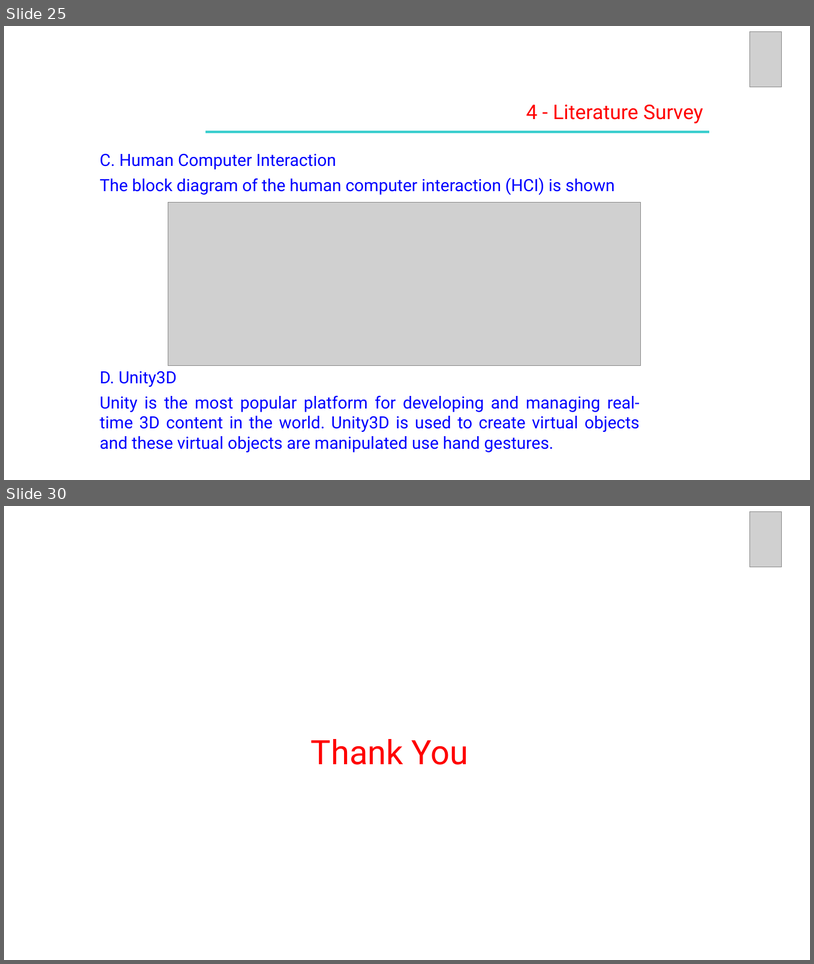
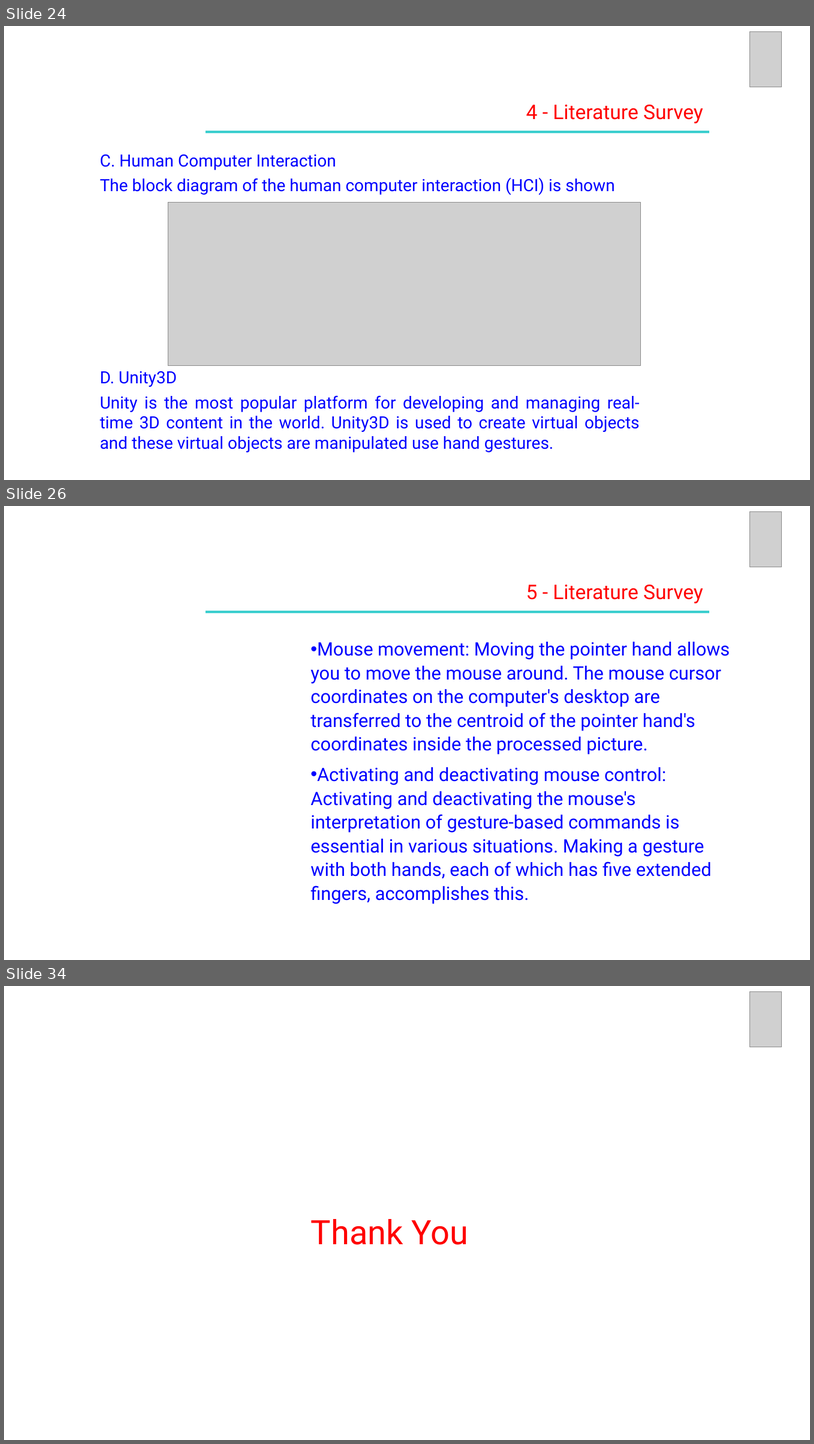
Before and after one commit to VishnuJG/CV-Workout, a slide deck: LiteratureSurvey/UE19CS390A_REVIEW 2.pptx. Shown one above the other, each under a label of ours: slides 25 and 30 before the commit, slides 24, 26 and 34 after it; the slides between them are not shown. The pictures are 814x964 and 814x1444 pixels, drawn with LibreOffice and Linux fonts; fonts in the diff are those of the drawing; grey boxes stand for pictures. Boxes give left, top, right and bottom in pixels: in the first picture for what was removed or moved away, otherwise in the second. Text is boxed around its words. In the diff, an @@ line names an element or a change of style, - is before the commit and + after.

```diff
--- a/LiteratureSurvey/UE19CS390A_REVIEW 2.pptx
+++ b/LiteratureSurvey/UE19CS390A_REVIEW 2.pptx
@@ slide 26 added at (4, 506, 810, 960), background #FFFFFF @@
@@ picture added at (750, 511, 783, 567) @@
@@ text added at (527, 584, 704, 603), 24 pt, text #FF0000 @@
+5 - Literature Survey
@@ rectangle added at (206, 610, 710, 613), fill #33CCCC @@
@@ text added at (311, 642, 730, 904), 22 pt, text #0000FF @@
+• Mouse movement: Moving the pointer hand allows you to move the mouse around. The mouse cursor coordinates on the computer's desktop are transferred to the centroid of the pointer hand's coordinates inside the processed picture.
+  • Activating and deactivating mouse control: Activating and deactivating the mouse's interpretation of gesture-based commands is essential in various situations. Making a gesture with both hands, each of which has five extended fingers, accomplishes this.
@@ what was slide 25 is now slide 24 @@
@@ what was slide 30 is now slide 34 @@
```
Also in this commit, not shown: 18 slides changed, 6 other slides added, 3 slides removed, 1 other file.
